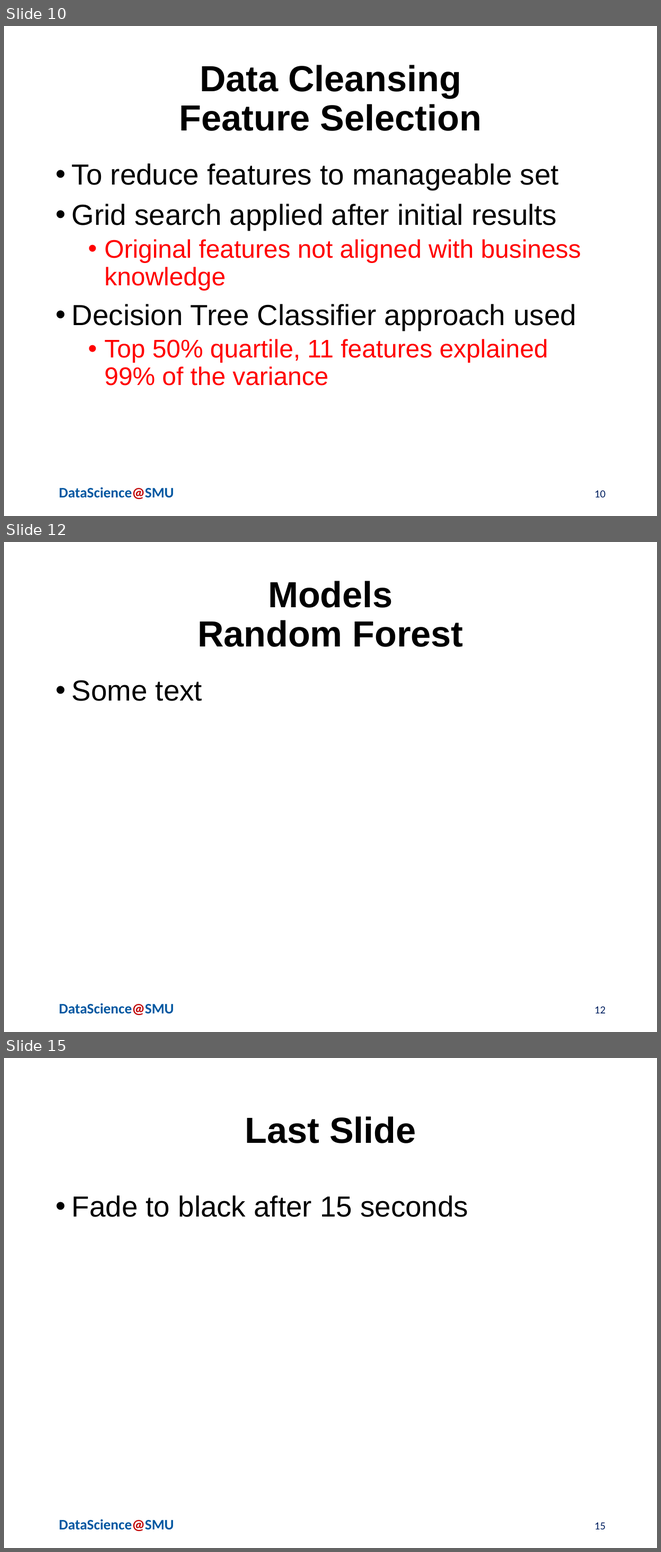
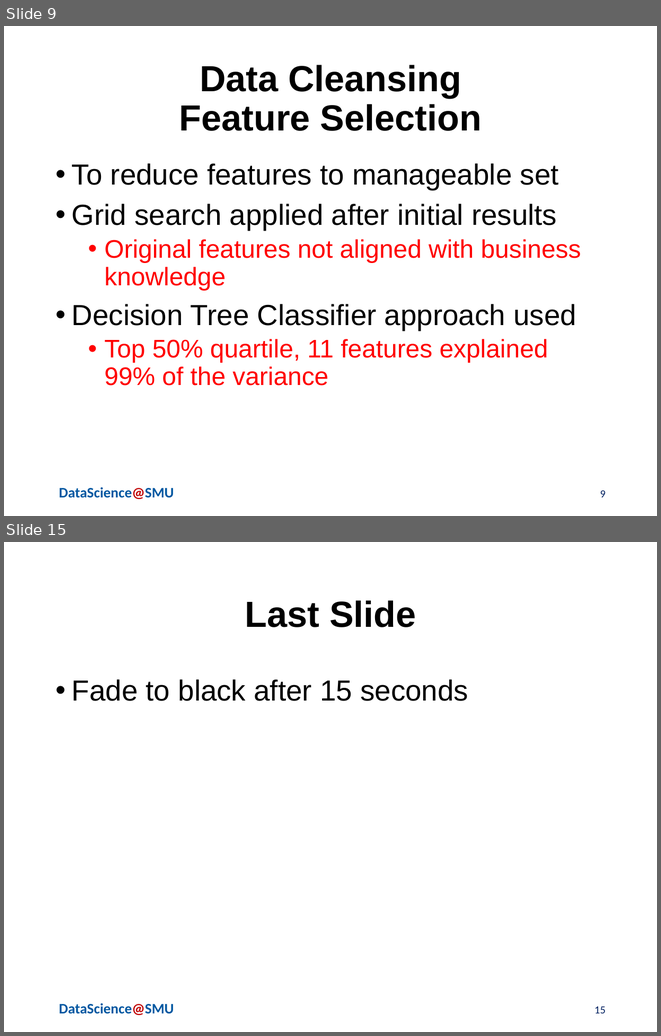
Before and after one commit to jvasquezDC/CapstoneA, a slide deck: LightningPresentation/Serna_Vasquez_Lightning_v1.pptx. Shown one above the other, each under a label of ours: slides 10, 12 and 15 before the commit, slides 9 and 15 after it; the slides between them are not shown. The pictures are 661x1552 and 661x1036 pixels, drawn with LibreOffice and Linux fonts; fonts in the diff are those of the drawing; background and template pictures are left out. Boxes give left, top, right and bottom in pixels: in the first picture for what was removed or moved away, otherwise in the second. Text is boxed around its words. In the diff, an @@ line names an element or a change of style, - is before the commit and + after.

```diff
--- a/LightningPresentation/Serna_Vasquez_Lightning_v1.pptx
+++ b/LightningPresentation/Serna_Vasquez_Lightning_v1.pptx
@@ slide 12 removed at [4, 542, 657, 1032], background #FFFFFF; not listed: 1 template element that a slide beside it also shows @@
@@ title removed at [197, 581, 464, 647] @@
-Models
-Random Forest
@@ text removed at [72, 680, 202, 701] @@
-• Some text
@@ page number removed at [594, 1006, 606, 1013] @@
-12
@@ what was slide 10 is now slide 9 @@
@@ page number at [600, 490, 606, 497]: text changed @@
-10
+9
```
Also in this commit, not shown: 1 slide changed, 4 slides added, 3 other slides removed, 1 other file.
